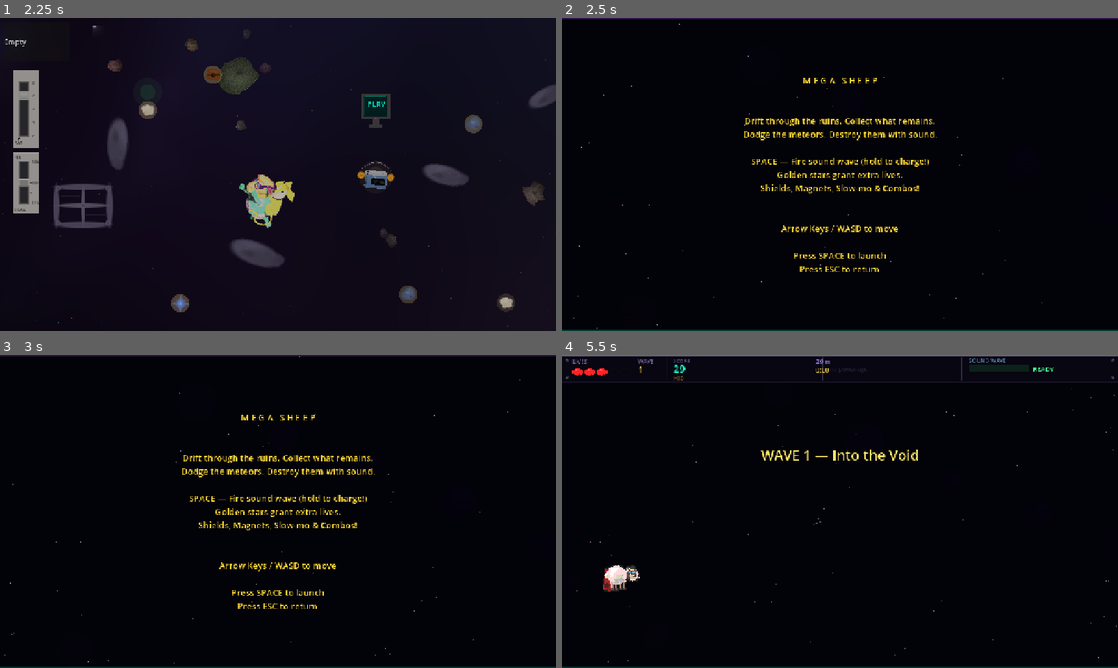
Above: before the commit, frames 1-4 (two rows, left to right).
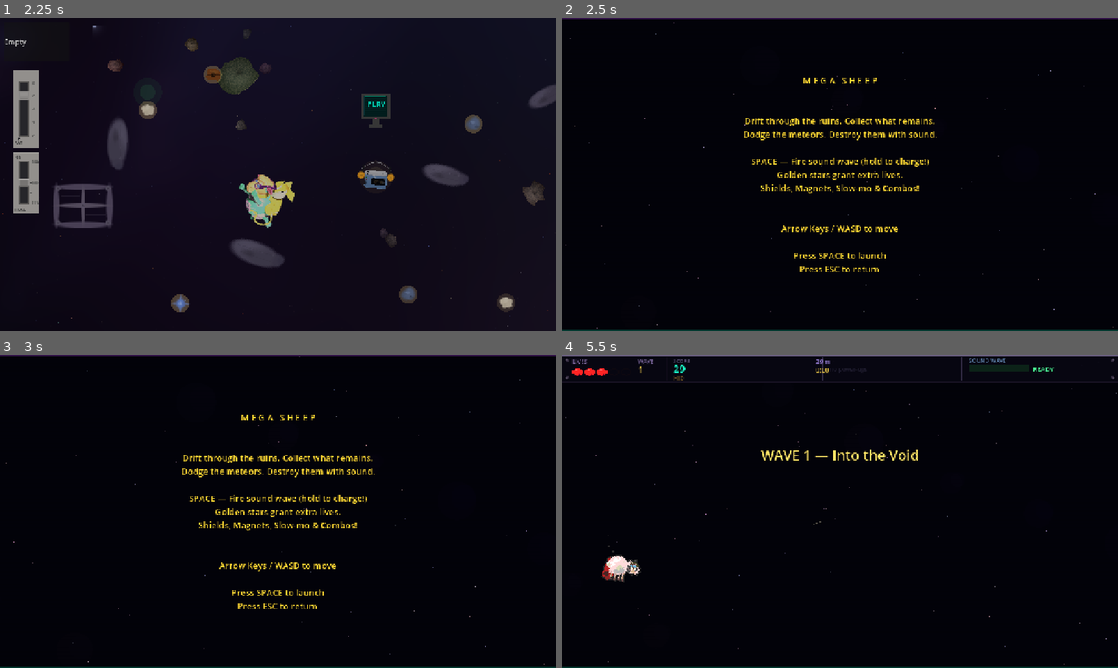
Above: after the commit, the same moments.

Repository: llama-with-thumbs/ashes-of-the-meadow
Game: Godot game, scene res://scenes/main.tscn
Same seed, same stepped clock (60 frames per second), same inputs: the game is played once before the commit and once after it.
Inputs (mouse positions are in pixels of both pictures, inside the frame that each line leads up to):
- Up to frame 1 (2.25 s): tap Enter at 0.5 s; drag from (27, 108) to (278, 174) at 0.52 s; drag from (27, 183) to (278, 174) at 1.27 s; move the mouse to (333, 105) at 2.02 s; hold D (move_right) from 2.03 s (still down); tap E (interact) at 2.1 s
- Up to frame 2 (2.5 s): keep holding D (move_right); tap Tab at 2.3 s
- Up to frame 3 (3 s): release D (move_right) at 2.75 s; drag from (250, 574) to (111, 464) at 2.77 s
- Up to frame 4 (5.5 s): move the mouse to (1006, 558) at 3.52 s; hold A (move_left) 3.53-4.25 s; tap 9 at 3.6 s; tap Tab at 3.8, 5.1 s; drag from (673, 464) to (756, 433) at 4.27 s; tap Space (bass_pulse) at 5 s; move the mouse to (867, 511) at 5.02 s; hold Down (ui_down) from 5.03 s (still down); click (867, 511) at 5.17 s

Frame 1 is identical in both runs. In frame 2, less than 0.1% of the frame differs, in the area x 0-100%, y 1-99%; in frame 3, less than 0.1%; in frame 4, 0.7%, in the area x 0-100%, y 10-99%.

Commit message:
feat: smooth movement, twinkling stars, wave grace periods, storm warnings
- Smooth player acceleration/deceleration with subtle sprite tilt
- Sine-based screen shake (organic rumble instead of jitter)
- Star twinkling animation across all star layers
- 2s invincibility at game start, 1.5s grace at each wave
- 3-second "METEOR STORM INCOMING" warning before storms
- Smooth difficulty ramp (interpolated across wave boundaries)
- Soft magnetic pull on nearby collectibles for generous pickup feel

Co-Authored-By: Claude Opus 4.6 <noreply@anthropic.com>

Diff:
--- a/scripts/minigame/mega_sheep.gd
+++ b/scripts/minigame/mega_sheep.gd
@@ -20,8 +20,11 @@
 # ─── Player ───
 
 var sheep_pos: Vector2 = Vector2(140, 400)
+var sheep_velocity: Vector2 = Vector2.ZERO
 var sheep_speed: float = 280.0
 var sheep_hitbox: float = 15.0
+const SHEEP_ACCEL: float = 1800.0
+const SHEEP_DECEL: float = 12.0
 var sheep_frames_neutral: Array[ImageTexture] = []
 var sheep_frames_up: Array[ImageTexture] = []
 var sheep_frames_down: Array[ImageTexture] = []
@@ -104,13 +107,16 @@
 var wave_timer: float = 0.0
 const WAVE_DURATION: float = 25.0
 var wave_announce_timer: float = 0.0
+var wave_grace: float = 0.0
 var meteor_storm: bool = false
 var storm_timer: float = 0.0
+var storm_warning: float = 0.0
 
 # ─── Screen Effects ───
 
 var shake_intensity: float = 0.0
 var shake_decay: float = 8.0
+var shake_time: float = 0.0
 var screen_flash: float = 0.0  # White flash alpha (decays)
 var screen_flash_color: Color = Color.WHITE
 var damage_flash: float = 0.0  # Red vignette flash
@@ -308,6 +314,8 @@
 				"bright": 0.15 + layer_idx * 0.2 + rng.randf() * 0.2,
 				"color_r": rng.randf_range(0.6, 1.0),
 				"color_b": rng.randf_range(0.7, 1.0),
+				"twinkle_phase": rng.randf() * TAU,
+				"twinkle_speed": rng.randf_range(0.8, 3.0),
 			})
 		star_layers.append(layer)
 
@@ -389,7 +397,7 @@
 	speed_mult = 1.0
 	play_time = 0.0
 	lives = 3
-	invincible = 0.0
+	invincible = 2.0
 	meteor_timer = 0.0
 	meteor_interval = 0.9
 	collect_timer = 0.0
@@ -404,8 +412,12 @@
 	wave = 1
 	wave_timer = 0.0
 	wave_announce_timer = 0.0
+	wave_grace = 0.0
 	meteor_storm = false
 	storm_timer = 0.0
+	storm_warning = 0.0
+	sheep_velocity = Vector2.ZERO
+	shake_time = 0.0
 	shield_active = false
 	shield_timer = 0.0
 	shield_hit_flash = 0.0
@@ -489,6 +501,7 @@
 	wave_label.visible = true
 	wave_label.modulate.a = 1.0
 	wave_announce_timer = 2.5
+	wave_grace = 1.5
 	_play_sfx2("wave_start")
 
 func _take_damage() -> void:
@@ -648,6 +661,7 @@
 		shield_hit_flash = maxf(shield_hit_flash - delta * 3.0, 0.0)
 	if shake_intensity > 0:
 		shake_intensity = maxf(shake_intensity - shake_decay * delta, 0.0)
+		shake_time += delta * 40.0
 
 	if state != State.PLAYING:
 		queue_redraw()
@@ -675,15 +689,26 @@
 		if wave_announce_timer <= 0:
 			wave_label.visible = false
 
+	if wave_grace > 0:
+		wave_grace -= delta
+
+	# Storm warning 3 seconds before it triggers
+	if storm_warning > 0:
+		storm_warning -= delta
+	elif wave_timer >= WAVE_DURATION - 3.0 and (wave + 1) % 3 == 0 and not meteor_storm:
+		storm_warning = 3.0
+
 	if meteor_storm:
 		storm_timer -= game_delta
 		if storm_timer <= 0:
 			meteor_storm = false
 
-	# Difficulty ramp
-	var wave_mult := 1.0 + (wave - 1) * 0.15
-	speed_mult = (1.0 + play_time * 0.02) * wave_mult
-	meteor_interval = maxf(0.15, 0.9 - play_time * 0.006 - (wave - 1) * 0.05)
+	# Smooth difficulty ramp (interpolated across wave boundaries)
+	var wave_progress: float = wave_timer / WAVE_DURATION
+	var smooth_wave: float = float(wave - 1) + wave_progress
+	var wave_mult: float = 1.0 + smooth_wave * 0.15
+	speed_mult = (1.0 + play_time * 0.018) * wave_mult
+	meteor_interval = maxf(0.15, 0.9 - play_time * 0.005 - smooth_wave * 0.05)
 	if meteor_storm:
 		meteor_interval *= 0.3
 	collect_interval = maxf(0.6, 2.0 - play_time * 0.008)
@@ -710,7 +735,7 @@
 			combo_count = 0
 			_last_combo_milestone = 0
 
-	# ── Player movement ──
+	# ── Player movement (smooth acceleration/deceleration) ──
 	var move := Vector2.ZERO
 	if Input.is_action_pressed("ui_up") or Input.is_key_pressed(KEY_W):
 		move.y -= 1.0
@@ -721,16 +746,24 @@
 	if Input.is_action_pressed("ui_right") or Input.is_key_pressed(KEY_D):
 		move.x += 0.5
 
-	sheep_pos += move * sheep_speed * delta  # Movement not affected by slow-mo
+	if move != Vector2.ZERO:
+		var target_vel: Vector2 = move * sheep_speed
+		sheep_velocity = sheep_velocity.move_toward(target_vel, SHEEP_ACCEL * delta)
+	else:
+		sheep_velocity = sheep_velocity.lerp(Vector2.ZERO, SHEEP_DECEL * delta)
+
+	sheep_pos += sheep_velocity * delta  # Movement not affected by slow-mo
 	sheep_pos.x = clampf(sheep_pos.x, 40.0, W * 0.3)
 	sheep_pos.y = clampf(sheep_pos.y, HUD_H + 20.0, H - 30.0)
 	sheep_sprite.position = sheep_pos
-
-	# Switch sprite set based on vertical movement
+	# Subtle nose tilt based on vertical velocity
+	sheep_sprite.rotation = sheep_velocity.y * 0.0008
+
+	# Switch sprite set based on velocity (smooth transition)
 	var new_dir := 0
-	if move.y < -0.3:
+	if sheep_velocity.y < -60.0:
 		new_dir = 1  # Up
-	elif move.y > 0.3:
+	elif sheep_velocity.y > 60.0:
 		new_dir = 2  # Down
 	if new_dir != sheep_dir:
 		sheep_dir = new_dir
@@ -886,7 +919,7 @@
 			continue
 
 		var dist_to := sheep_pos.distance_to(m.pos)
-		if dist_to < sheep_hitbox + m.radius:
+		if dist_to < sheep_hitbox + m.radius and wave_grace <= 0:
 			# Meteor explosion particles
 			_spawn_particles(m.pos, 8, Color(0.8, 0.4, 0.2, 0.8), 100.0)
 			_take_damage()
@@ -937,7 +970,12 @@
 			c_remove.append(i)
 			continue
 
-		if sheep_pos.distance_to(c.pos) < sheep_hitbox + 12.0:
+		# Soft magnetic pull when close (always active)
+		var dist_to_sheep: float = sheep_pos.distance_to(c.pos)
+		if dist_to_sheep < sheep_hitbox + 50.0 and dist_to_sheep > sheep_hitbox + 22.0:
+			c.pos += (sheep_pos - c.pos).normalized() * 80.0 * delta
+
+		if dist_to_sheep < sheep_hitbox + 22.0:
 			_collect_item(c.type, c.score_val)
 			c_remove.append(i)
 			continue
@@ -1522,8 +1560,8 @@
 	var shake_offset := Vector2.ZERO
 	if shake_intensity > 0:
 		shake_offset = Vector2(
-			randf_range(-shake_intensity, shake_intensity),
-			randf_range(-shake_intensity, shake_intensity)
+			sin(shake_time * 1.0) * shake_intensity * 0.6 + sin(shake_time * 2.7) * shake_intensity * 0.4,
+			cos(shake_time * 1.3) * shake_intensity * 0.5 + cos(shake_time * 3.1) * shake_intensity * 0.5
 		)
 
 	# Background
@@ -1551,10 +1589,12 @@
 	if slowmo_active and state == State.PLAYING:
 		draw_rect(Rect2(0, 0, W, H), Color(0.15, 0.05, 0.3, 0.12))
 
-	# Stars
+	# Stars (with twinkling)
+	var star_time: float = play_time if state == State.PLAYING else Time.get_ticks_msec() / 1000.0
 	for layer in star_layers:
 		for star in layer.stars:
-			var col := Color(star.color_r, 0.7, star.color_b, star.bright)
+			var twinkle: float = 0.7 + 0.3 * sin(star_time * star.twinkle_speed + star.twinkle_phase)
+			var col := Color(star.color_r, 0.7, star.color_b, star.bright * twinkle)
 			var p: Vector2 = star.pos + shake_offset
 			if star.size <= 1.0:
 				draw_rect(Rect2(p.x, p.y, 1, 1), col)
@@ -1787,6 +1827,17 @@
 			if b.growth > 1.5:
 				# Warning ring when it can damage
 				draw_arc(b.pos + shake_offset, b.growth * 8.0 + sheep_hitbox, 0, TAU, 24, Color(1.0, 0.3, 0.1, 0.15), 1.0)
+
+	# Meteor storm incoming warning
+	if storm_warning > 0 and not meteor_storm and state == State.PLAYING:
+		var sw_pulse := 0.5 + sin(star_time * 8.0) * 0.5
+		var sw_alpha := clampf(storm_warning / 1.0, 0.0, 1.0) * sw_pulse
+		draw_string(_hud_font, Vector2(W * 0.5 - 140, H * 0.5), "METEOR STORM INCOMING", HORIZONTAL_ALIGNMENT_CENTER, 300, 20, Color(1.0, 0.3, 0.1, sw_alpha * 0.8))
+		# Subtle edge vignette warning
+		for i in range(0, 20):
+			var edge_a := sw_alpha * 0.02 * (20 - i) / 20.0
+			draw_rect(Rect2(0, HUD_H + i, W, 1), Color(1.0, 0.15, 0.05, edge_a))
+			draw_rect(Rect2(0, H - 1 - i, W, 1), Color(1.0, 0.15, 0.05, edge_a))
 
 	# Meteor storm warning
 	if meteor_storm and state == State.PLAYING:
